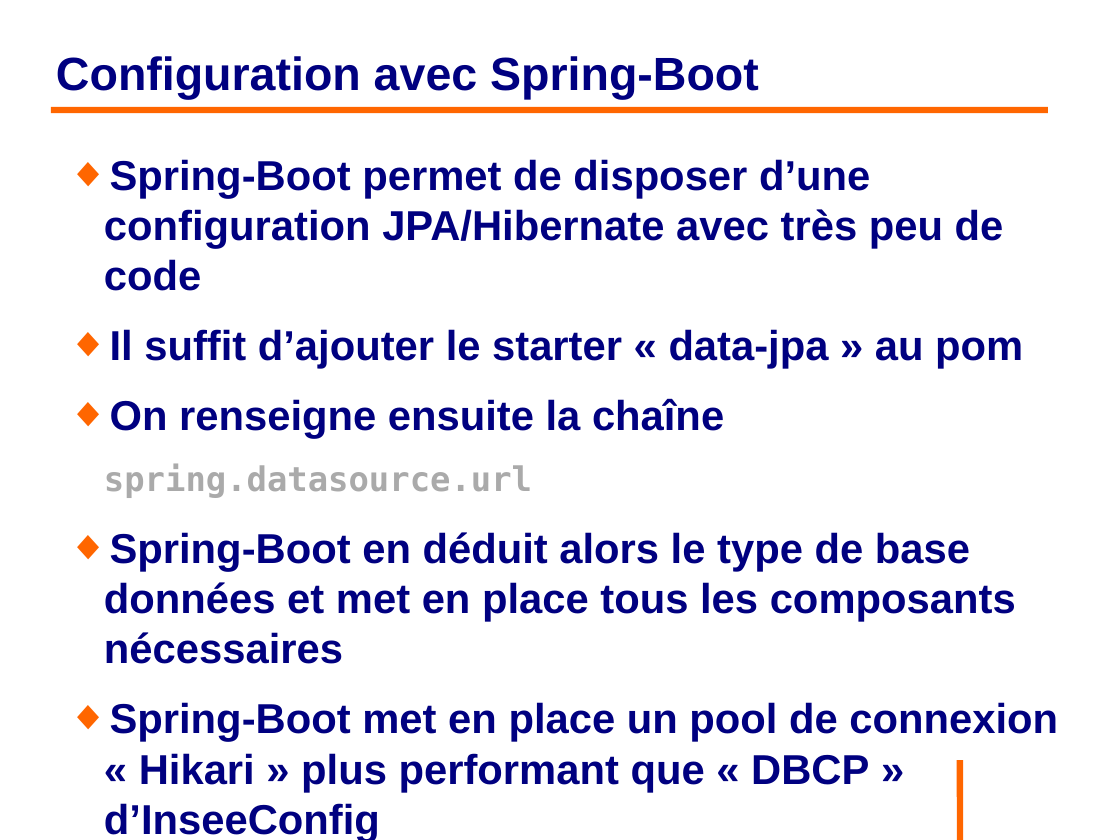
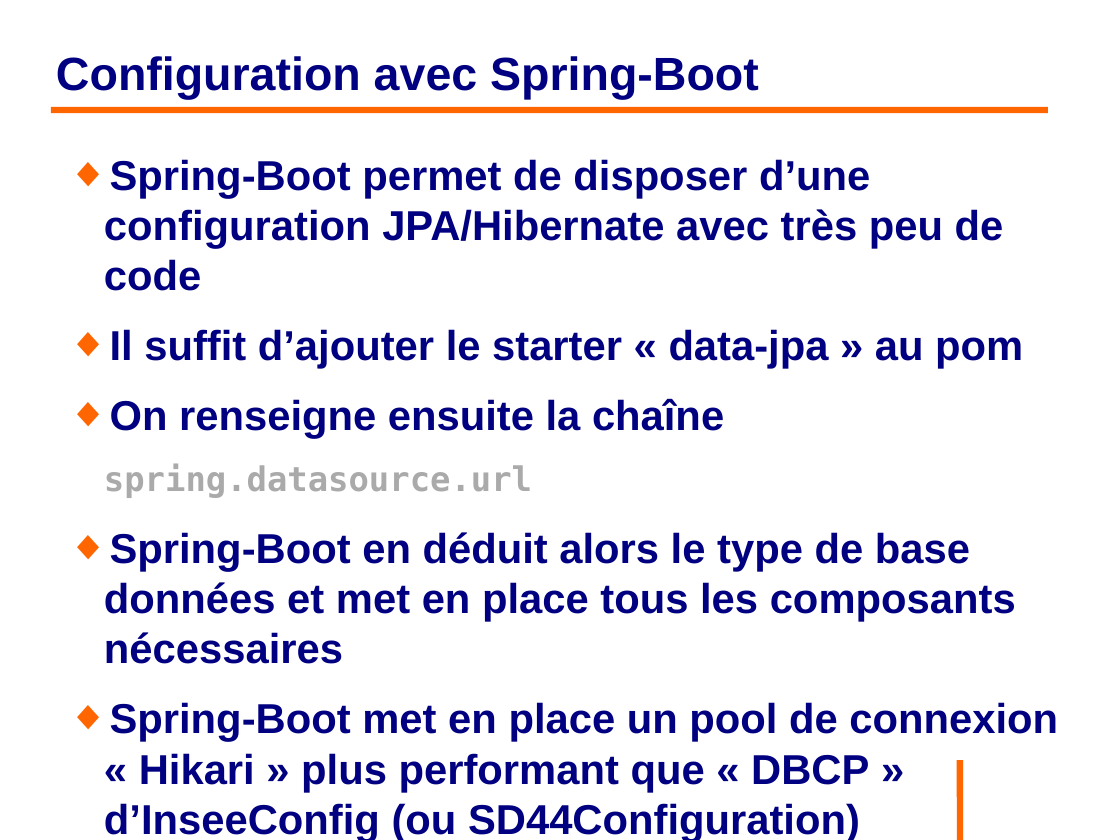
Before and after one commit to philphils/formation-hibernate-basique, a slide deck: slide 170 of Documentation/diapo_formation_hibernate.odp. Drawn at 1120x840 pixels with LibreOffice and Linux fonts; fonts in the diff are those of the drawing; background and template pictures are left out. Boxes give left, top, right and bottom in pixels: in the first picture for what was removed or moved away, otherwise in the second. Text is boxed around its words. In the diff, an @@ line names an element or a change of style, - is before the commit and + after.

```diff
--- a/Documentation/diapo_formation_hibernate.odp
+++ b/Documentation/diapo_formation_hibernate.odp
@@ text at [104,702,1058,840]: text changed @@
-◆ Spring-Boot met en place un pool de connexion « Hikari » plus performant que « DBCP » d’InseeConfig
+◆ Spring-Boot met en place un pool de connexion « Hikari » plus performant que « DBCP » d’InseeConfig (ou SD44Configuration)
```
Also in this commit, not shown: 6 other slides changed.
